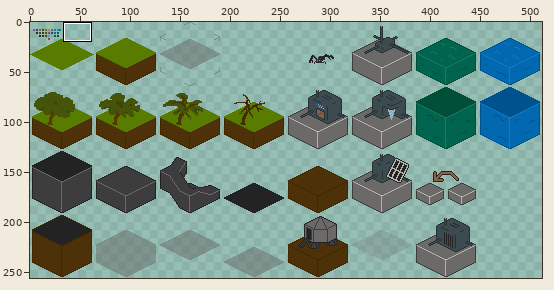
Sprite sheet -- assets/image/tileset.png. The picture above shows the old version from afar; the outline marks the close-up.
Close-up. Before:
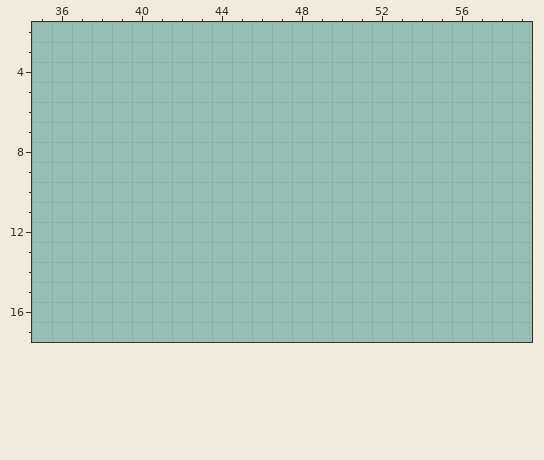
The file is 512x256 pixels. Colours within 5 levels of each other are drawn and written as one. Shown: x 35..59, y 2..17. The commit also changed other parts of the picture, which this record leaves out.
Now the later version:
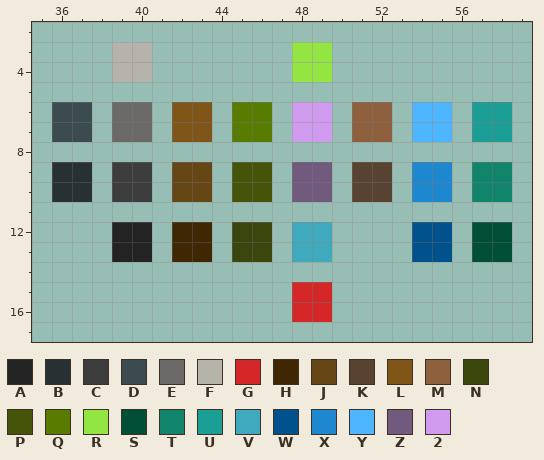
Palette (. is transparent): A #232323  B #273134  C #3d3d3d  D #3b4b4f  E #6b6a69  F #b6b3aa  G #d52727  H #3f2704  J #674616  K #584232  L #805518  M #8f603e  N #3b460d  P #455409  Q #587c00  R #93e542  S #004f36  T #11856b  U #1b9e95  V #3faabd  W #00528d  X #1d87d0  Y #4db6ff  Z #715a7e  2 #d09bee
Change:
y 3..4: x 39..40 .. -> FF; x 48..49 .. -> RR
y 6..7: x 36..37 .. -> DD; x 39..40 .. -> EE; x 42..43 .. -> LL; x 45..46 .. -> QQ; x 48..49 .. -> 22; x 51..52 .. -> MM; x 54..55 .. -> YY; x 57..58 .. -> UU
y 9..10: x 36..37 .. -> BB; x 39..40 .. -> CC; x 42..43 .. -> JJ; x 45..46 .. -> PP; x 48..49 .. -> ZZ; x 51..52 .. -> KK; x 54..55 .. -> XX; x 57..58 .. -> TT
y 12..13: x 39..40 .. -> AA; x 42..43 .. -> HH; x 45..46 .. -> NN; x 48..49 .. -> VV; x 54..55 .. -> WW; x 57..58 .. -> SS
y 15..16: x 48..49 .. -> GG
Boxes around the changes in both close-ups, in picture pixels (x1, y1, x2, y2):
added: (52, 42, 512, 322)
